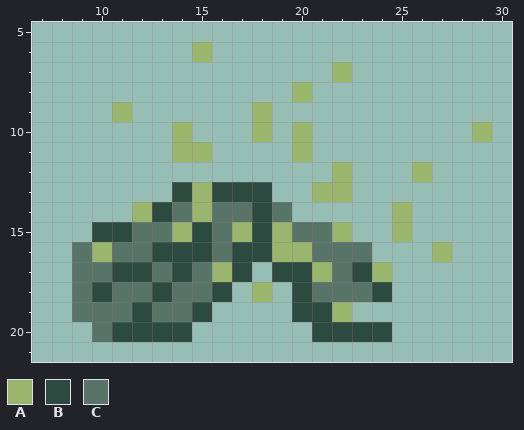
Edited in one commit: pixel-art sprite (game/assets/amphid_death3.png). Above, as it was before the edit.
The file is 32x32 pixels. Shown: x 7..30, y 5..21.
Palette (. is transparent): A #9ab56c  B #2c4a3f  C #587469
Now the later version:
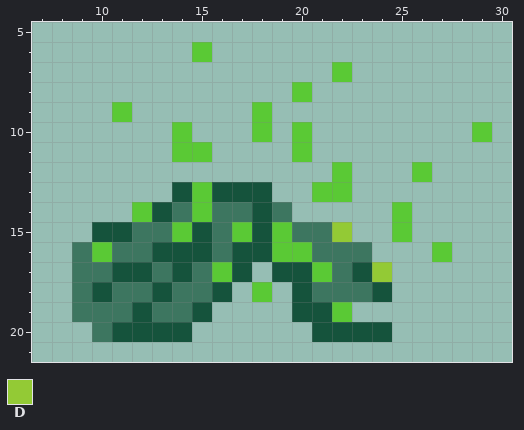
Colours new in this view: D #93ca35
From old to new:
colour A: #9ab56c -> #5ac935
colour B: #2c4a3f -> #15533c
colour C: #587469 -> #3d7660
y 15: x 22 A -> D
y 17: x 24 A -> D
Boxes around the changes in both pictures, in picture pixels (x1, y1, x2, y2):
changed: (72, 42, 492, 342)
